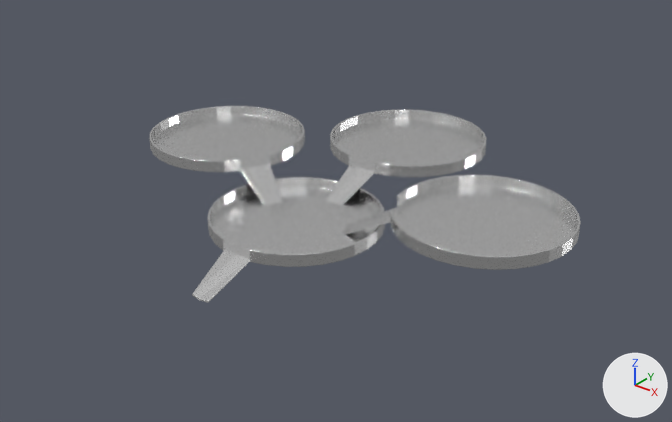
An edit to the Blender file swan-developer-tools/blender-plugin/demo.blend, drawn before and after from the same camera.
Before and after are seen from a 50 mm camera at (6.28, -7.13, 4.72) aimed at (-0.42, 1.24, -0.47). Lighting does not change. The marker at lower right points along +X, +Y and +Z.

Objects in the first picture: 'platform', 'platform.001', 'platform.002', 'platform.003'.
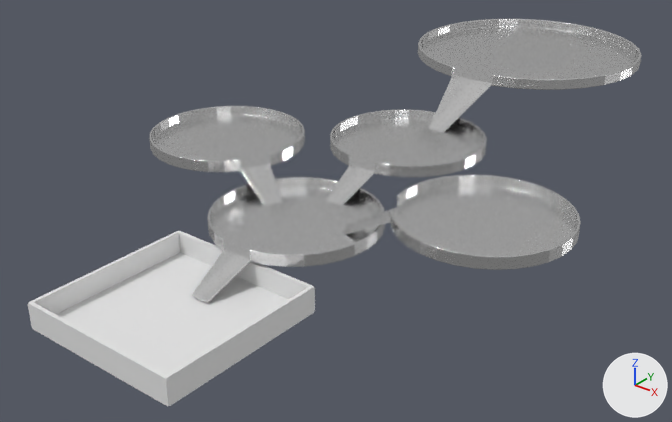
Diff of the bpy script that builds the scene:
```diff
--- a/swan-developer-tools/blender-plugin/demo.blend.py
+++ b/swan-developer-tools/blender-plugin/demo.blend.py
@@ me_cube @@
+me_cube.from_pydata([(-1.0, -1.0, -0.16), (-1.0, -1.0, 0.14), (-1.0, 1.0, -0.16), (-1.0, 1.0, 0.14), (1.0, -1.0, -0.16), (1.0, -1.0, 0.14), (1.0, 1.0, -0.16), (1.0, 1.0, 0.14), (-0.96, -0.96, 0.14), (-0.96, 0.96, 0.14), (0.96, 0.96, 0.14), (0.96, -0.96, 0.14), (-0.96, -0.96, -0.11), (-0.96, 0.96, -0.11), (0.96, 0.96, -0.11), (0.96, -0.96, -0.11)], [], [(0, 1, 3, 2), (2, 3, 7, 6), (6, 7, 5, 4), (4, 5, 1, 0), (2, 6, 4, 0), (5, 7, 10, 11), (11, 10, 14, 15), (3, 1, 8, 9), (1, 5, 11, 8), (7, 3, 9, 10), (14, 13, 12, 15), (9, 8, 12, 13), (8, 11, 15, 12), (10, 9, 13, 14)])
@@ me_cylinder_004 @@
+me_cylinder_004.from_pydata(...)  # 132 vertices, 101 faces; spans x -2.55..1.55, y -1.63..1.63, z -0.32..0.33
+me_cylinder_004.materials.append(mat_material)  # white #e7e7e7
@@ ob_cube @@
+ob_cube = bpy.data.objects.new('Cube', me_cube)
+ob_cube.location = (0.01, -1.89, -0.22)
+_m = ob_cube.modifiers.new('Bevel', 'BEVEL')
+_m.segments = 16
+_m.affect = 'VERTICES'
@@ ob_platform_004 @@
+ob_platform_004 = bpy.data.objects.new('platform.004', me_cylinder_004)
+ob_platform_004.location = (0.0, 4.38, 0.53)
+ob_platform_004.rotation_euler = (0.0, 0.0, -1.57)  # degrees (0, 0, -90)
+_m = ob_platform_004.modifiers.new('Bevel', 'BEVEL')
+_m.width = 0.14
+_m.width_pct = 0.14
+_m.segments = 5
```

Changed parts and their boxes [x1, y1, x2, y2] in the pictures (672 x 422 px):
'Cube', added: after [28, 231, 315, 406]
'platform.004', added: after [418, 19, 642, 132]
